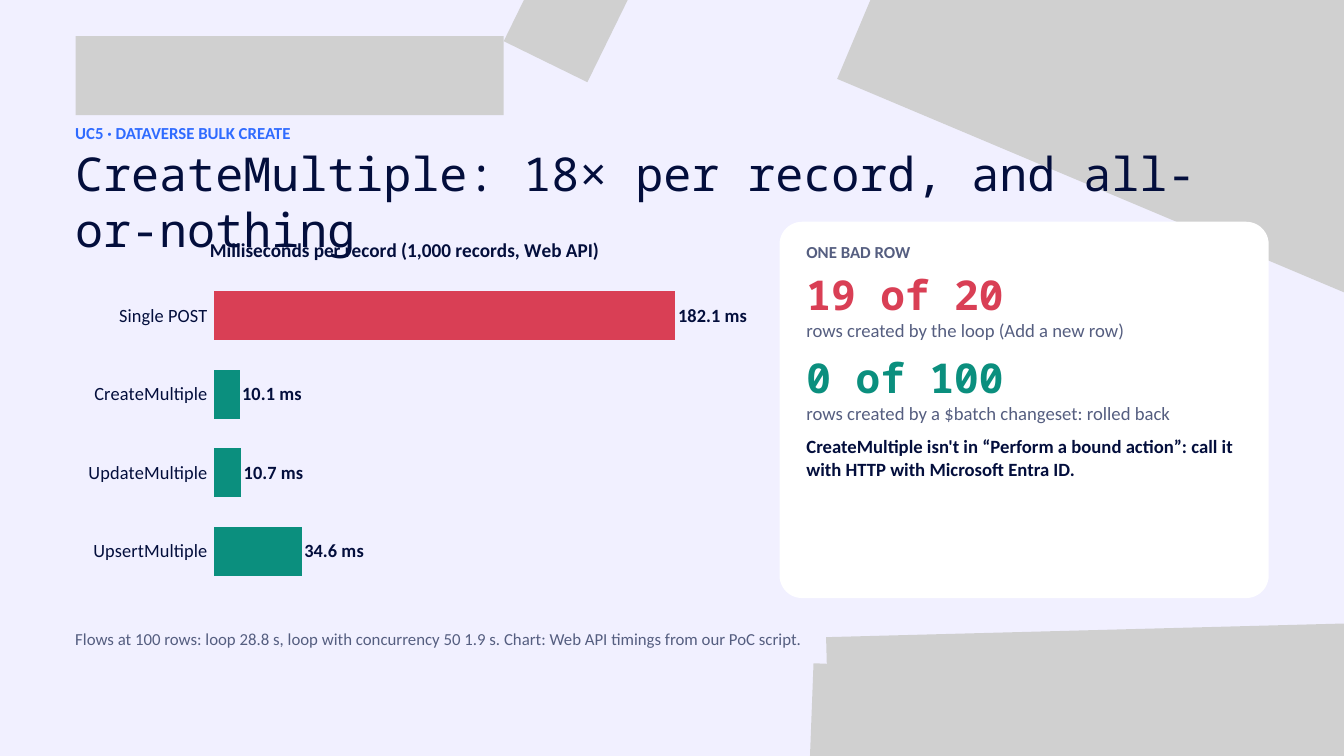
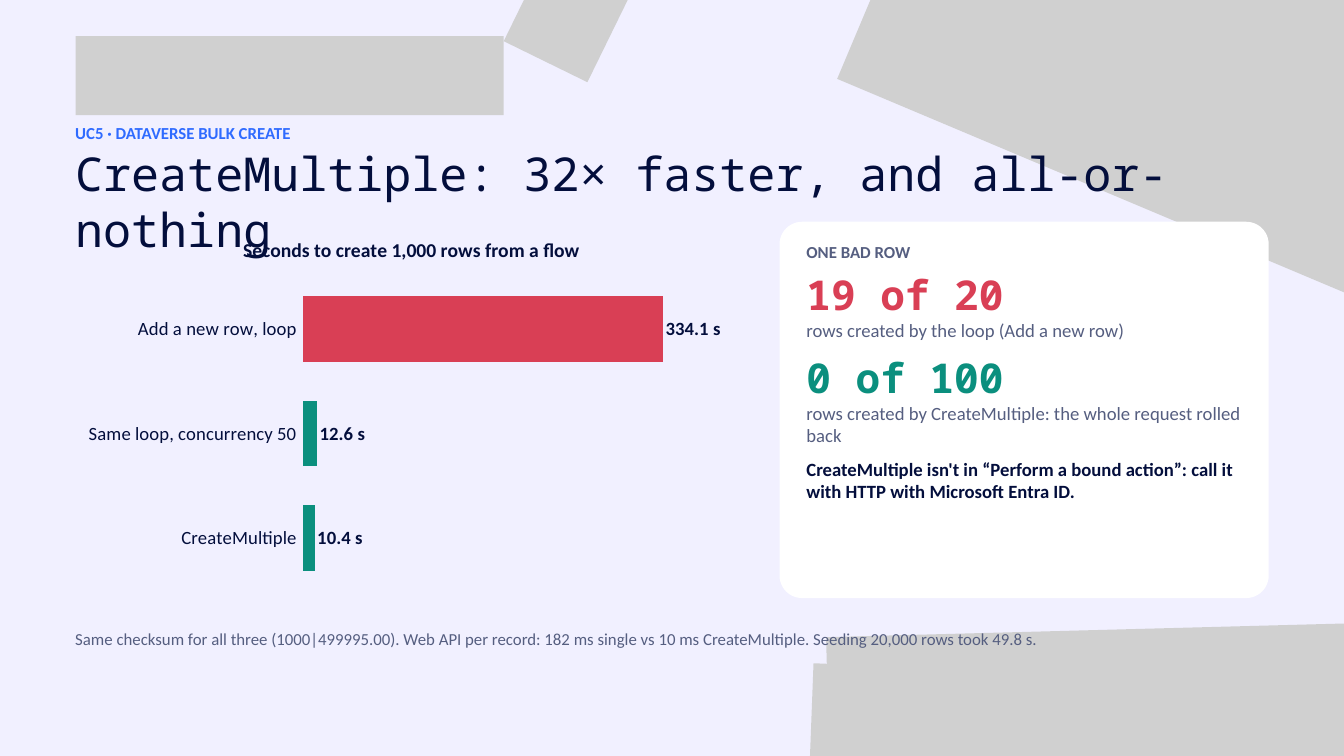
Before and after one commit to david-lorenzo88/power-automate-optimization-techniques, a slide deck: slide 15 of deck/From-Hours-to-Seconds-ExpertsLive.pptx. Drawn at 1344x756 pixels with LibreOffice and Linux fonts; fonts in the diff are those of the drawing; grey boxes stand for pictures. Boxes give left, top, right and bottom in pixels: in the first picture for what was removed or moved away, otherwise in the second. Text is boxed around its words. In the diff, an @@ line names an element or a change of style, - is before the commit and + after.

```diff
--- a/deck/From-Hours-to-Seconds-ExpertsLive.pptx
+++ b/deck/From-Hours-to-Seconds-ExpertsLive.pptx
@@ text at bbox=[75, 147, 1167, 259]: text changed @@
-CreateMultiple: 18× per record, and all-or-nothing
+CreateMultiple: 32× faster, and all-or-nothing
@@ bar chart at bbox=[75, 222, 747, 598] @@
@@ title "Milliseconds per record (1,000 records, Web API)" to "Seconds to create 1,000 rows from a flow" @@
-categories: Single POST, CreateMultiple, UpdateMultiple, UpsertMultiple
+categories: Add a new row, loop, Same loop, concurrency 50, CreateMultiple
-Series 1: 182.1, 10.1, 10.7, 34.6
+Series 1: 334.1, 12.6, 10.4
@@ data labels of Series 1 changed @@
@@ text at bbox=[806, 407, 1240, 442]: text changed @@
-rows created by a $batch changeset: rolled back
+rows created by CreateMultiple: the whole request rolled back
@@ text at bbox=[75, 631, 1037, 649]: text changed @@
-Flows at 100 rows: loop 28.8 s, loop with concurrency 50 1.9 s. Chart: Web API timings from our PoC script.
+Same checksum for all three (1000|499995.00). Web API per record: 182 ms single vs 10 ms CreateMultiple. Seeding 20,000 rows took 49.8 s.
```
Also in this commit, not shown: 2 other slides changed, 50 other files.
